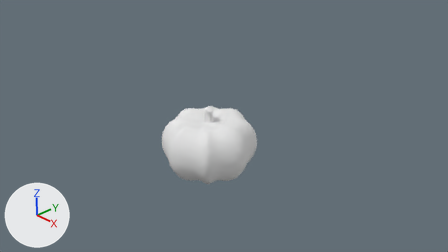
One commit to the Blender file Art assets/Pumpkin.blend: the scene before it, then after it.
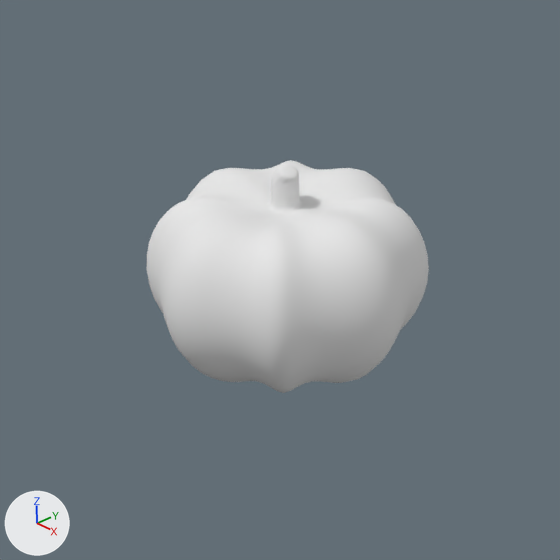
Each version is shown from the file's camera 'Camera', then close up on the part from 25% to 67% of the width and 20% to 95% of the height. Every picture has the same lights, and +X, +Y and +Z are marked at lower left.
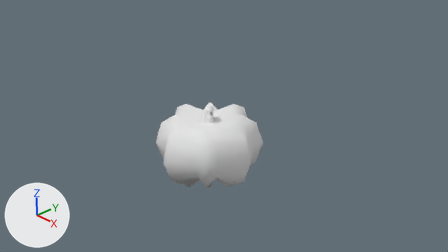
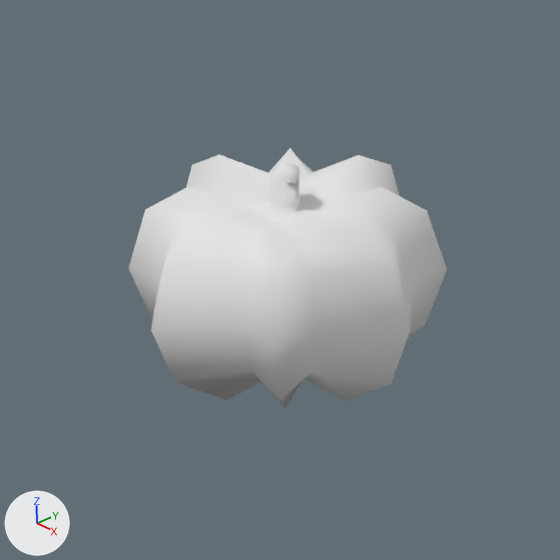
Edits to the scene script, one JSON object a line:
```json
{"op": "remove", "block": "ob_sphere", "code": "_m = ob_sphere.modifiers.new('Subsurf', 'SUBSURF')"}
{"op": "remove", "block": "ob_sphere", "code": "_m.levels = 2"}
```

Changed parts and their boxes (x1, y1, x2, y2) in the close-ups (560 x 560 px):
```json
{"object": "Sphere", "change": "modifiers changed", "before": [147, 160, 429, 393], "after": [129, 148, 447, 409], "on screen": "13% wider, 12% taller"}
```
